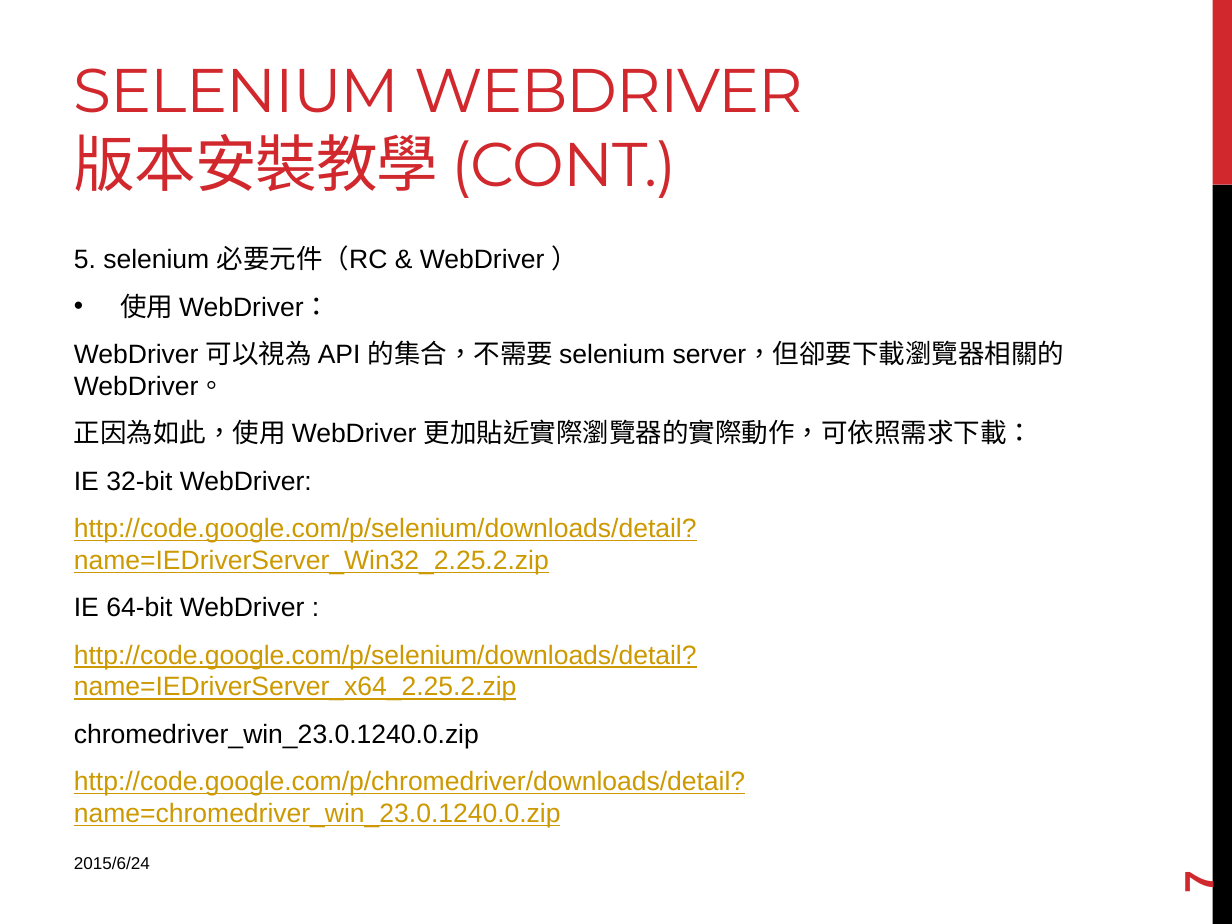
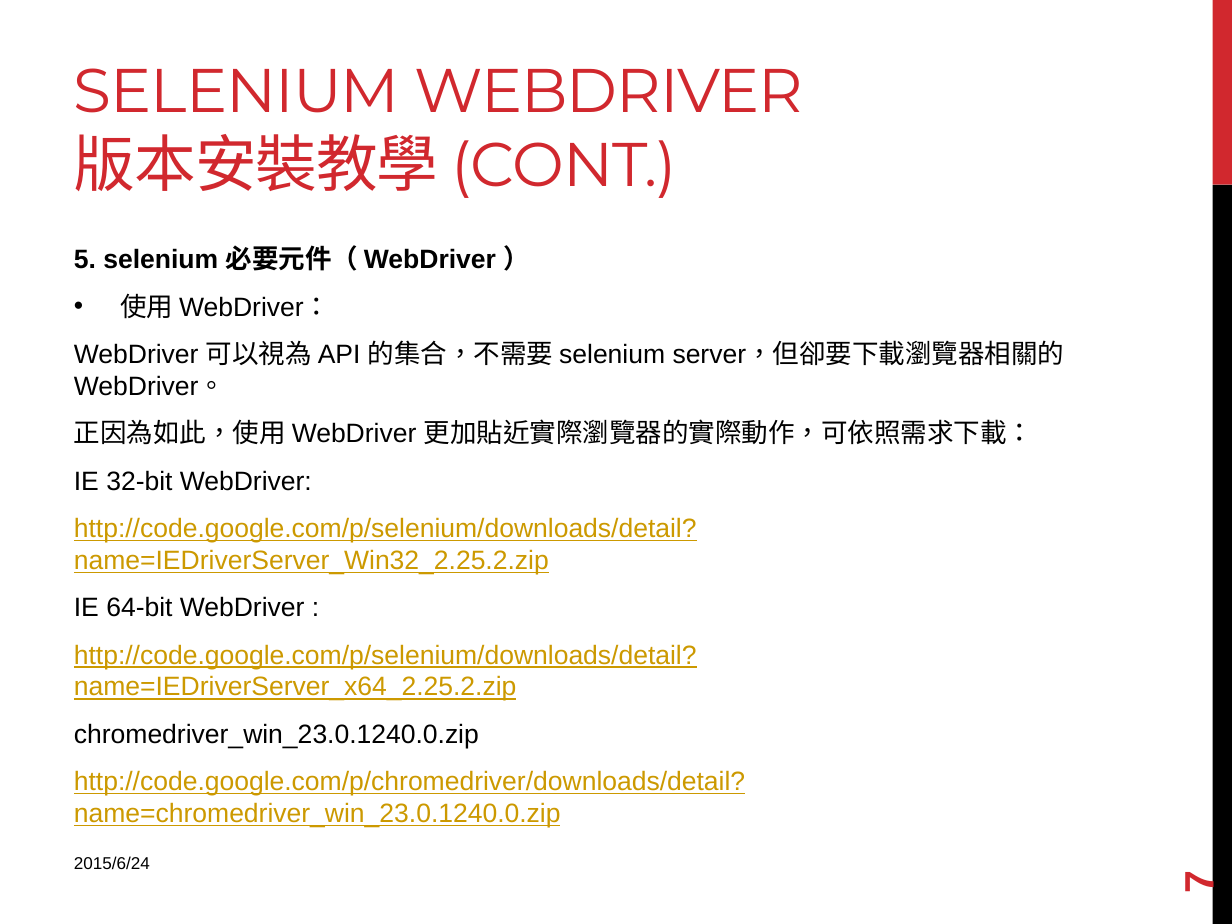
Before and after one commit to johnhckuo/Selenium_Project, a slide deck: slide 7 of Open Data期末報告.pptx. Drawn at 1232x924 pixels with LibreOffice and Linux fonts; fonts in the diff are those of the drawing. Boxes give left, top, right and bottom in pixels: in the first picture for what was removed or moved away, otherwise in the second. Text is boxed around its words. In the diff, an @@ line names an element or a change of style, - is before the commit and + after.

```diff
--- a/Open Data期末報告.pptx
+++ b/Open Data期末報告.pptx
@@ text at [74, 245, 496, 271]: text changed; bold on @@
-5. selenium 必要元件（RC & WebDriver ）
+5. selenium 必要元件（ WebDriver ）
```
Also in this commit, not shown: 2 other slides changed.
